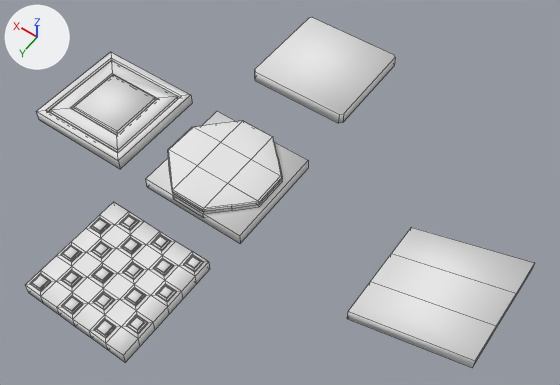
Two versions of the Blender file Models/platforms.blend, one commit apart.
The view is the same before and after, from a 50 mm camera at (-2420.0, 2699.0, 4336.0) aimed at (-428.0, -90.0, -46.0). The lights are fixed; the arrows at upper left show +X, +Y and +Z. Mesh edges are drawn as thin lines.

In view in the first picture: 'floor_default', 'floor_friction', 'floor_hexagon', 'floor_moving', 'floor_slippery', 'floor_slope'.
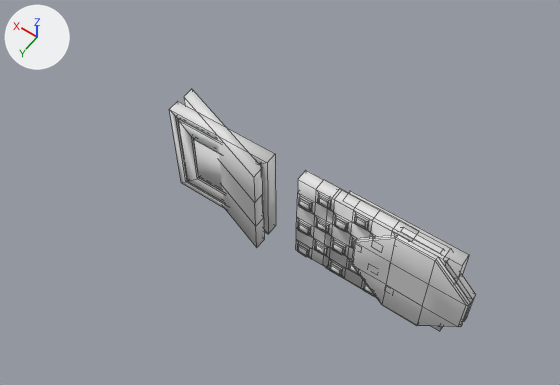
Commit message: more platforms

Location of each change, (x1, y1, x2, y2) in pixels of the pictures (560 x 385 px):
'floor_friction', mesh turned, moved
    before: (26, 202, 210, 362)
    after: (296, 170, 419, 296)
'floor_slope', mesh turned, moved
    before: (347, 227, 534, 368)
    after: (184, 89, 264, 248)
'floor_hexagon', mesh turned, moved
    before: (168, 121, 282, 217)
    after: (352, 227, 475, 327)
'floor_moving', mesh turned, moved
    before: (36, 52, 192, 169)
    after: (170, 102, 276, 234)
'floor_slippery', mesh turned, moved
    before: (255, 18, 395, 123)
    after: (323, 198, 451, 297)
'floor_default', moved, turned
    before: (146, 111, 308, 243)
    after: (349, 191, 469, 331)

Patch to the scene script:
```diff
--- a/Models/platforms.blend.py
+++ b/Models/platforms.blend.py
@@ me_cube_008 @@
 me_cube_008.from_pydata(...)  # 386 vertices, 384 faces; spans x -423.0..422.0, y -414.0..413.0, z -50.0..69.0
 # used by ob_floor_friction; location = (0.0, 1118.0, 0.0)
+# me_cube_008 part 1: the whole mesh is turned -90 degrees about the x axis through the mesh origin
 me_cube_008.materials.append(mat_material)
@@ me_cube_006 @@
 me_cube_006.from_pydata(...)  # 16 vertices, 10 faces; spans x -422.0..422.0, y -414.0..414.0, z -48.0..48.0
 # used by ob_floor_slippery; location = (0.0, -1317.0, 0.0)
+# me_cube_006 part 2: the whole mesh is turned -90 degrees about the x axis through its middle
 me_cube_006.materials.append(mat_material)
@@ me_cube_004 @@
 me_cube_004.from_pydata(...)  # 40 vertices, 38 faces; spans x -420.0..424.0, y -413.0..414.0, z -47.0..48.0
 # used by ob_floor_moving; location = (1072.0, 0.0, 0.0)
+# me_cube_004 part 3: the whole mesh is turned -90 degrees about the x axis through the mesh origin
 me_cube_004.materials.append(mat_material)
@@ me_cube_003 @@
 me_cube_003.from_pydata(...)  # 16 vertices, 14 faces; spans x -422.0..422.0, y -414.0..414.0, z -197.0..197.0
 # used by ob_floor_slope; location = (-1751.0, 0.0, 0.0)
+# me_cube_003 part 4: the whole mesh is turned -90 degrees about the x axis through its middle
 me_cube_003.materials.append(mat_material)
@@ me_cube @@
 me_cube.from_pydata(...)  # 92 vertices, 90 faces; spans x -413.0..413.0, y -413.0..413.0, z -22.0..78.0
 # used by ob_floor_hexagon; location = (0.0, 0.0, 0.0)
+# me_cube part 5: the whole mesh is turned -90 degrees about the x axis through the mesh origin
 me_cube.materials.append(mat_material)
@@ ob_floor_friction @@
 ob_floor_friction = bpy.data.objects.new('floor_friction', me_cube_008)
-ob_floor_friction.location = (0.0, 1118.0, 0.0)
+ob_floor_friction.location = (-1089.0, 0.0, 0.0)
@@ ob_floor_slippery @@
 ob_floor_slippery = bpy.data.objects.new('floor_slippery', me_cube_006)
-ob_floor_slippery.location = (0.0, -1317.0, 0.0)
+ob_floor_slippery.location = (-1329.0, 0.0, 0.0)
@@ ob_floor_default @@
 ob_floor_default = bpy.data.objects.new('floor_default', me_cube_005)
-ob_floor_default.location = (32.0, 0.0, 1.0)
+ob_floor_default.location = (-1357.0, 0.0, 0.0)
+ob_floor_default.rotation_euler = (-1.571, 0.0, 0.0)  # degrees (-90, 0, 0)
@@ ob_floor_moving @@
 ob_floor_moving = bpy.data.objects.new('floor_moving', me_cube_004)
-ob_floor_moving.location = (1072.0, 0.0, 0.0)
+ob_floor_moving.location = (0.0, 0.0, 0.0)
@@ ob_floor_slope @@
 ob_floor_slope = bpy.data.objects.new('floor_slope', me_cube_003)
-ob_floor_slope.location = (-1751.0, 0.0, 0.0)
+ob_floor_slope.location = (0.0, 0.0, 0.0)
@@ ob_floor_hexagon @@
 ob_floor_hexagon = bpy.data.objects.new('floor_hexagon', me_cube)
-ob_floor_hexagon.location = (0.0, 0.0, 0.0)
+ob_floor_hexagon.location = (-1556.0, 0.0, 0.0)
```
